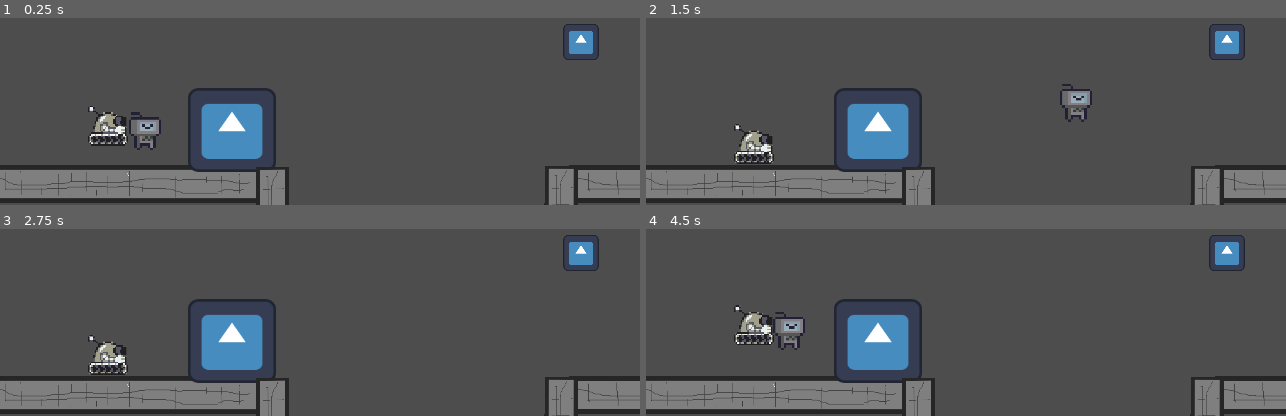
Above: before the commit, frames 1-4 (two rows, left to right).
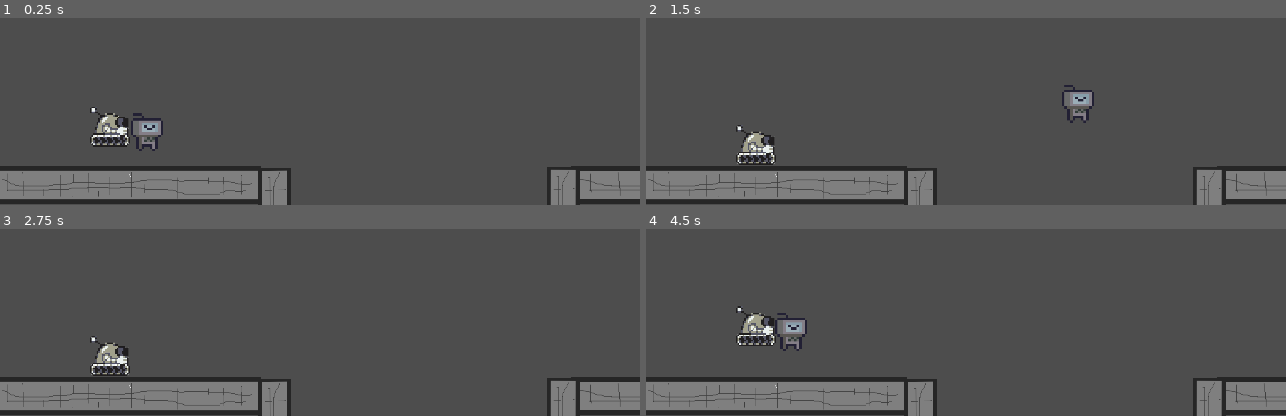
Above: after the commit, the same moments.

Repository: gdp-ufrj/Nut-Bolt
Game: Godot game, scene res://Cenas/game_controller.tscn
The game is run twice, just before and just after one commit, with the same random seed, the same clock (stepped at 60 frames per second) and the same inputs. The engine's default icon, where the game draws it, is replaced by a stand-in: a white triangle on a blue panel in a dark square.
Inputs:
- Up to frame 1 (0.25 s): no input
- Up to frame 2 (1.5 s): hold Right (ui_right) from 0.53 s (still down); tap E (interagir) at 0.6, 1.35 s; tap Up (ui_up) at 0.77 s
- Up to frame 3 (2.75 s): tap Up (ui_up) at 1.52 s; release Right (ui_right) at 2.03 s; hold Left (ui_left) from 2.03 s (still down); tap E (interagir) at 2.1 s
- Up to frame 4 (4.5 s): tap Enter at 2.75 s; release Left (ui_left) at 2.78 s; hold Right (ui_right) 2.78-4.28 s; tap E (interagir) at 2.85, 3.6, 4.35 s; tap Up (ui_up) at 3.02, 3.77 s; tap R (restart) at 4.25 s; hold Left (ui_left) from 4.28 s (still down)

The runs differ from the first frame. In frame 1, 8.0% of the frame differs, in the area x 0-100%, y 3-100%; in frame 2, 8.0%; in frame 3, 7.5%; in frame 4, 8.0%.

Commit message:
organização de cenas em pastas e ajustes

Diff:
--- a/plataform-2d-godot/Cenas/player_1.tscn
+++ b/plataform-2d-godot/Cenas/Entes/player_1.tscn
@@ -1,6 +1,6 @@
 [gd_scene load_steps=4 format=3 uid="uid://dutaywbb4vjh"]
 
-[ext_resource type="Script" uid="uid://b2h8qv0jwhaxu" path="res://Scripts/pula.gd" id="1_66jdp"]
+[ext_resource type="Script" uid="uid://b2h8qv0jwhaxu" path="res://Scripts/Entes/player_1.gd" id="1_66jdp"]
 [ext_resource type="Texture2D" uid="uid://blo18fe42uahn" path="res://Sprites/Placeholders/robot-preview.png" id="2_66jdp"]
 
 [sub_resource type="CapsuleShape2D" id="CapsuleShape2D_ovq2m"]
--- a/plataform-2d-godot/Cenas/player_2.tscn
+++ b/plataform-2d-godot/Cenas/Entes/player_2.tscn
@@ -1,6 +1,6 @@
 [gd_scene load_steps=4 format=3 uid="uid://cj3qbb7deufpm"]
 
-[ext_resource type="Script" uid="uid://dlj1o3gjokaje" path="res://Scripts/gruda.gd" id="1_45ong"]
+[ext_resource type="Script" uid="uid://dlj1o3gjokaje" path="res://Scripts/Entes/player_2.gd" id="1_45ong"]
 [ext_resource type="Texture2D" uid="uid://cd1e5e3nagbdb" path="res://Sprites/Placeholders/Robo2-ph.png" id="2_45ong"]
 
 [sub_resource type="CapsuleShape2D" id="CapsuleShape2D_cujcs"]
--- a/plataform-2d-godot/Cenas/porta.tscn
+++ b/plataform-2d-godot/Cenas/Entes/porta.tscn
@@ -1,18 +1,18 @@
 [gd_scene load_steps=4 format=3 uid="uid://bih7god6r8j2v"]
 
-[ext_resource type="Script" uid="uid://boio3y0ty6tnk" path="res://Scripts/porta.gd" id="1_i4fo3"]
-[ext_resource type="Texture2D" uid="uid://hnb27m6dpn6h" path="res://icon.svg" id="2_mpfdb"]
+[ext_resource type="Script" uid="uid://boio3y0ty6tnk" path="res://Scripts/Entes/porta.gd" id="1_fa3ny"]
+[ext_resource type="Texture2D" uid="uid://hnb27m6dpn6h" path="res://icon.svg" id="2_35smw"]
 
 [sub_resource type="RectangleShape2D" id="RectangleShape2D_7fq56"]
 size = Vector2(89, 100)
 
 [node name="Porta" type="Area2D"]
-script = ExtResource("1_i4fo3")
+script = ExtResource("1_fa3ny")
 
 [node name="Icon" type="Sprite2D" parent="."]
 position = Vector2(-1, 0.999999)
 scale = Vector2(0.691406, 0.65625)
-texture = ExtResource("2_mpfdb")
+texture = ExtResource("2_35smw")
 
 [node name="CollisionShape2D" type="CollisionShape2D" parent="."]
 position = Vector2(0, -1)
--- a/plataform-2d-godot/Cenas/level_0.tscn
+++ b/plataform-2d-godot/Cenas/Niveis/tutorial_1.tscn
@@ -1,10 +1,9 @@
-[gd_scene load_steps=9 format=3 uid="uid://denase3qiamo0"]
+[gd_scene load_steps=8 format=3 uid="uid://denase3qiamo0"]
 
-[ext_resource type="Script" uid="uid://m7oxg78vu4h8" path="res://Scripts/level_0.gd" id="1_dx2wo"]
-[ext_resource type="Texture2D" uid="uid://cf8104fl6hons" path="res://Sprites/Placeholders/plat.png" id="3_y1ous"]
-[ext_resource type="PackedScene" uid="uid://bih7god6r8j2v" path="res://Cenas/porta.tscn" id="4_sdgiu"]
-[ext_resource type="PackedScene" uid="uid://cg0iyugvxt7cr" path="res://Cenas/Roteador.tscn" id="5_y1ous"]
-[ext_resource type="PackedScene" uid="uid://dyxc1ir83fse1" path="res://Cenas/parede.tscn" id="6_8lyfk"]
+[ext_resource type="Script" uid="uid://m7oxg78vu4h8" path="res://Scripts/Niveis/tutorial_1.gd" id="1_eqry3"]
+[ext_resource type="Texture2D" uid="uid://cf8104fl6hons" path="res://Sprites/Placeholders/plat.png" id="2_rnvvt"]
+[ext_resource type="PackedScene" uid="uid://bih7god6r8j2v" path="res://Cenas/Entes/porta.tscn" id="3_4dw7u"]
+[ext_resource type="PackedScene" uid="uid://dyxc1ir83fse1" path="res://Cenas/Entes/parede.tscn" id="4_k87ql"]
 
 [sub_resource type="RectangleShape2D" id="RectangleShape2D_ovq2m"]
 size = Vector2(257, 37)
@@ -15,9 +14,8 @@
 [sub_resource type="RectangleShape2D" id="RectangleShape2D_chlto"]
 size = Vector2(278, 57)
 
-[node name="Level 0" type="Node2D"]
-position = Vector2(-2, -1)
-script = ExtResource("1_dx2wo")
+[node name="Tutorial 1" type="Node2D"]
+script = ExtResource("1_eqry3")
 
 [node name="player_1_spawn" type="Marker2D" parent="."]
 position = Vector2(147, 210)
@@ -48,32 +46,29 @@
 [node name="Sprite2D" type="Sprite2D" parent="StaticBody2D"]
 position = Vector2(815, 300)
 scale = Vector2(0.671939, 0.669643)
-texture = ExtResource("3_y1ous")
+texture = ExtResource("2_rnvvt")
 
 [node name="plataforma_movel" type="StaticBody2D" parent="."]
 
 [node name="Sprite2D" type="Sprite2D" parent="plataforma_movel"]
 position = Vector2(427, 466)
 scale = Vector2(0.375172, 1)
-texture = ExtResource("3_y1ous")
+texture = ExtResource("2_rnvvt")
 
 [node name="CollisionShape2D" type="CollisionShape2D" parent="plataforma_movel"]
 top_level = true
 position = Vector2(424, 464.5)
 shape = SubResource("RectangleShape2D_chlto")
 
-[node name="Porta" parent="." instance=ExtResource("4_sdgiu")]
-position = Vector2(235, 245)
+[node name="Porta" parent="." instance=ExtResource("3_4dw7u")]
+position = Vector2(959, 243)
 
-[node name="Parede" parent="." instance=ExtResource("6_8lyfk")]
+[node name="Parede" parent="." instance=ExtResource("4_k87ql")]
 position = Vector2(275, 393)
 rotation = 1.56501
 scale = Vector2(0.8, 1)
 
-[node name="parede" parent="." instance=ExtResource("6_8lyfk")]
+[node name="parede" parent="." instance=ExtResource("4_k87ql")]
 position = Vector2(563, 392)
 rotation = 1.57252
 scale = Vector2(0.8, 1)
-
-[node name="Roteador" parent="." instance=ExtResource("5_y1ous")]
-position = Vector2(583, 158)
--- a/plataform-2d-godot/Cenas/tutorial_2.tscn
+++ b/plataform-2d-godot/Cenas/Niveis/tutorial_2.tscn
@@ -1,12 +1,12 @@
 [gd_scene load_steps=18 format=3 uid="uid://c7hamugihjp7o"]
 
-[ext_resource type="PackedScene" uid="uid://dutaywbb4vjh" path="res://Cenas/player_1.tscn" id="1_dfaby"]
-[ext_resource type="Script" uid="uid://bqgrlnirhmdri" path="res://Scripts/tutorial_2.gd" id="1_mk7pk"]
-[ext_resource type="PackedScene" uid="uid://cj3qbb7deufpm" path="res://Cenas/player_2.tscn" id="2_dr8fw"]
-[ext_resource type="Texture2D" uid="uid://cf8104fl6hons" path="res://Sprites/Placeholders/plat.png" id="3_fxmij"]
-[ext_resource type="PackedScene" uid="uid://bih7god6r8j2v" path="res://Cenas/porta.tscn" id="4_dr8fw"]
-[ext_resource type="Script" uid="uid://cpuy426s4cge7" path="res://Scripts/plataforma.gd" id="5_fxmij"]
-[ext_resource type="PackedScene" uid="uid://cg0iyugvxt7cr" path="res://Cenas/Roteador.tscn" id="7_1dwgg"]
+[ext_resource type="Script" uid="uid://bqgrlnirhmdri" path="res://Scripts/Niveis/tutorial_2.gd" id="1_567s1"]
+[ext_resource type="PackedScene" uid="uid://bih7god6r8j2v" path="res://Cenas/Entes/porta.tscn" id="2_c7i80"]
+[ext_resource type="PackedScene" uid="uid://dutaywbb4vjh" path="res://Cenas/Entes/player_1.tscn" id="3_kqia7"]
+[ext_resource type="PackedScene" uid="uid://cj3qbb7deufpm" path="res://Cenas/Entes/player_2.tscn" id="4_yddrn"]
+[ext_resource type="Texture2D" uid="uid://cf8104fl6hons" path="res://Sprites/Placeholders/plat.png" id="5_b86eh"]
+[ext_resource type="Script" uid="uid://cpuy426s4cge7" path="res://Scripts/Entes/plataforma.gd" id="6_yonss"]
+[ext_resource type="PackedScene" uid="uid://cg0iyugvxt7cr" path="res://Cenas/Entes/Roteador.tscn" id="7_6r0a3"]
 
 [sub_resource type="GDScript" id="GDScript_fxmij"]
 script/source = "extends Area2D
@@ -70,11 +70,10 @@
 size = Vector2(104, 20)
 
 [node name="Tutorial 2" type="Node2D"]
-script = ExtResource("1_mk7pk")
+script = ExtResource("1_567s1")
 
-[node name="Porta" parent="." instance=ExtResource("4_dr8fw")]
+[node name="Porta" parent="." instance=ExtResource("2_c7i80")]
 position = Vector2(575, 47)
-next_scene = "res://Cenas/level_1.tscn"
 
 [node name="Botao" type="Area2D" parent="."]
 script = SubResource("GDScript_fxmij")
@@ -98,11 +97,11 @@
 offset_bottom = 24.0
 text = "PRESSIONE A TECLA E!"
 
-[node name="player_1" parent="." instance=ExtResource("1_dfaby")]
+[node name="player_1" parent="." instance=ExtResource("3_kqia7")]
 position = Vector2(-89, 4)
 MAX_DISTANCE = 200
 
-[node name="player_2" parent="." instance=ExtResource("2_dr8fw")]
+[node name="player_2" parent="." instance=ExtResource("4_yddrn")]
 position = Vector2(-20, 10)
 
 [node name="chao" type="StaticBody2D" parent="."]
@@ -148,7 +147,7 @@
 
 [node name="plataforma" type="AnimatableBody2D" parent="."]
 position = Vector2(0, 90)
-script = ExtResource("5_fxmij")
+script = ExtResource("6_yonss")
 metadata/_edit_group_ = true
 
 [node name="CollisionShape2D" type="CollisionShape2D" parent="plataforma"]
@@ -174,7 +173,7 @@
 position = Vector2(301, 183)
 shape = SubResource("RectangleShape2D_wk01p")
 
-[node name="Roteador" parent="." instance=ExtResource("7_1dwgg")]
+[node name="Roteador" parent="." instance=ExtResource("7_6r0a3")]
 position = Vector2(357, 21)
 
 [connection signal="body_entered" from="Botao" to="player_1" method="_on_botao_body_entered"]
--- /dev/null
+++ b/plataform-2d-godot/Cenas/Niveis/tutorial_3.tscn
@@ -0,0 +1,6 @@
+[gd_scene load_steps=2 format=3 uid="uid://dv05nstyolt5u"]
+
+[ext_resource type="Script" uid="uid://rlx4gc87lxlt" path="res://Scripts/Niveis/tutorial_3.gd" id="1_21xvy"]
+
+[node name="Tutorial 3" type="Node2D"]
+script = ExtResource("1_21xvy")
--- a/plataform-2d-godot/Cenas/prototipo_e_testes.tscn
+++ b/plataform-2d-godot/Cenas/Testes/prototipo_e_testes.tscn
@@ -1,8 +1,8 @@
 [gd_scene load_steps=8 format=3 uid="uid://cku2qsb0pcgqi"]
 
-[ext_resource type="PackedScene" uid="uid://dutaywbb4vjh" path="res://Cenas/player_1.tscn" id="1_tl8fm"]
-[ext_resource type="PackedScene" uid="uid://cj3qbb7deufpm" path="res://Cenas/player_2.tscn" id="2_tl8fm"]
-[ext_resource type="Texture2D" uid="uid://cf8104fl6hons" path="res://Sprites/Placeholders/plat.png" id="3_dpuoo"]
+[ext_resource type="PackedScene" uid="uid://dutaywbb4vjh" path="res://Cenas/Entes/player_1.tscn" id="1_o4wdp"]
+[ext_resource type="PackedScene" uid="uid://cj3qbb7deufpm" path="res://Cenas/Entes/player_2.tscn" id="2_3we6d"]
+[ext_resource type="Texture2D" uid="uid://cf8104fl6hons" path="res://Sprites/Placeholders/plat.png" id="3_8cg1q"]
 
 [sub_resource type="RectangleShape2D" id="RectangleShape2D_gc4ld"]
 size = Vector2(329, 129)
@@ -18,10 +18,10 @@
 
 [node name="Prototipo e testes" type="Node2D"]
 
-[node name="pula" parent="." instance=ExtResource("1_tl8fm")]
+[node name="pula" parent="." instance=ExtResource("1_o4wdp")]
 position = Vector2(11, -81)
 
-[node name="gruda" parent="." instance=ExtResource("2_tl8fm")]
+[node name="gruda" parent="." instance=ExtResource("2_3we6d")]
 position = Vector2(85, -77)
 
 [node name="StaticBody2D2" type="StaticBody2D" parent="."]
--- a/plataform-2d-godot/Cenas/game_controller.tscn
+++ b/plataform-2d-godot/Cenas/game_controller.tscn
@@ -1,8 +1,8 @@
 [gd_scene load_steps=4 format=3 uid="uid://cbcfjbornagd1"]
 
 [ext_resource type="Script" uid="uid://b0xobmaoxeadc" path="res://Scripts/game_controller.gd" id="1_b7awa"]
-[ext_resource type="PackedScene" uid="uid://dutaywbb4vjh" path="res://Cenas/player_1.tscn" id="2_7gg3j"]
-[ext_resource type="PackedScene" uid="uid://cj3qbb7deufpm" path="res://Cenas/player_2.tscn" id="3_dg2gn"]
+[ext_resource type="PackedScene" uid="uid://dutaywbb4vjh" path="res://Cenas/Entes/player_1.tscn" id="2_7gg3j"]
+[ext_resource type="PackedScene" uid="uid://cj3qbb7deufpm" path="res://Cenas/Entes/player_2.tscn" id="3_dg2gn"]
 
 [node name="Game Controller" type="Node"]
 script = ExtResource("1_b7awa")
--- a/plataform-2d-godot/Cenas/level_2.tscn
+++ /dev/null
@@ -1,46 +0,0 @@
-[gd_scene load_steps=5 format=3 uid="uid://bu8pbfp50l2jw"]
-
-[ext_resource type="Texture2D" uid="uid://cf8104fl6hons" path="res://Sprites/Placeholders/plat.png" id="1_ri72q"]
-[ext_resource type="PackedScene" uid="uid://bih7god6r8j2v" path="res://Cenas/porta.tscn" id="2_wqhxc"]
-
-[sub_resource type="RectangleShape2D" id="RectangleShape2D_k8pka"]
-size = Vector2(363, 37)
-
-[sub_resource type="RectangleShape2D" id="RectangleShape2D_4hhbq"]
-size = Vector2(477.563, 33.25)
-
-[node name="level_2" type="Node2D"]
-
-[node name="player_1_spawn" type="Marker2D" parent="."]
-position = Vector2(147, 210)
-
-[node name="player_2_spawn" type="Marker2D" parent="."]
-position = Vector2(110, 209)
-
-[node name="StaticBody2D2" type="StaticBody2D" parent="."]
-
-[node name="CollisionShape2D" type="CollisionShape2D" parent="StaticBody2D2"]
-top_level = true
-position = Vector2(183.5, 301.5)
-shape = SubResource("RectangleShape2D_k8pka")
-
-[node name="Sprite2D" type="Sprite2D" parent="StaticBody2D2"]
-visibility_layer = 3
-position = Vector2(181, 300)
-scale = Vector2(0.50619, 0.678571)
-texture = ExtResource("1_ri72q")
-
-[node name="StaticBody2D" type="StaticBody2D" parent="."]
-
-[node name="CollisionShape2D" type="CollisionShape2D" parent="StaticBody2D"]
-top_level = true
-position = Vector2(604, 268)
-shape = SubResource("RectangleShape2D_4hhbq")
-
-[node name="Sprite2D" type="Sprite2D" parent="StaticBody2D"]
-position = Vector2(611, 270)
-scale = Vector2(0.671939, 0.669643)
-texture = ExtResource("1_ri72q")
-
-[node name="Porta" parent="." instance=ExtResource("2_wqhxc")]
-position = Vector2(509, 198)
--- a/plataform-2d-godot/Scripts/pula.gd
+++ b/plataform-2d-godot/Scripts/Entes/player_1.gd
@@ -1,25 +1,8 @@
 extends CharacterBody2D
-
-
-#Cemitério de Código
-#const SPEED = 300.0
-#const JUMP_VELOCITY = -400
-#signal sem_sinal
-#var game_over = false  # Variável para impedir múltiplos prints
-#funcao que determina a distancia dos players
-	#if other_character:
-		##calcula a distancia do player 1 ao 2
-		#var distance = global_position.distance_to(other_character.global_position)
-		#if distance > DISTANCE and not game_over:
-			#game_over = true
-			#print("YOU RE DIE")
-			#
-#is_conectado([other_character, $Roteador]) #aqui entram novos conectores
-#@export var roteador: Node2D
 
 @export var SPEED: int = 300
 @export var JUMP_VELOCITY: int = -400
-@export var MAX_DISTANCE: int = 100
+@export var MAX_DISTANCE: int = 250
 var pode_ativar_botao = false
 
 
--- a/plataform-2d-godot/Scripts/level_0.gd
+++ b/plataform-2d-godot/Scripts/Niveis/tutorial_1.gd
@@ -1,10 +1,8 @@
 extends Node2D
 
-#acessando filhos
 @onready var player1: CharacterBody2D = $"../Players/player_1"
 @onready var player2: CharacterBody2D = $"../Players/player_2"
-@onready var roteador: StaticBody2D = $Roteador
-#@onready var conectores: Array = [roteador]
+
 
 func _process(_delta: float) -> void:
 	conexao()
@@ -13,15 +11,15 @@
 func conexao()->void:
 	##Checa se existe conexão ativa entre os players ou com roteadores
 	var posicoes: Array = [player1.global_position,player2.global_position]
-	var distRoteador
 	var distJogadores = posicoes[0].distance_to(posicoes[1])
+
 	for p in posicoes:
-		distRoteador = p.distance_to(roteador.global_position)
-		if distRoteador > player1.MAX_DISTANCE and distJogadores > player1.MAX_DISTANCE:
+		if distJogadores > player1.MAX_DISTANCE:
 			player_timers()
 		else:
 			$"../Players/player_1"/Timer_conexao.stop()
 			$"../Players/player_2"/Timer_conexao2.stop()
+
 
 func player_timers()->void:
 	if $"../Players/player_1"/Timer_conexao.is_stopped():
--- /dev/null
+++ b/plataform-2d-godot/Scripts/Niveis/tutorial_3.gd
@@ -0,0 +1 @@
+extends Node2D
--- a/plataform-2d-godot/Scripts/game_controller.gd
+++ b/plataform-2d-godot/Scripts/game_controller.gd
@@ -2,9 +2,9 @@
 
 #Lista com os caminhos para os arquivos de cena dos niveis
 var level_paths = [
-	"res://Cenas/level_0.tscn",
-	"res://Cenas/level_1.tscn",
-	"res://Cenas/level_2.tscn"
+	"res://Cenas/Niveis/tutorial_1.tscn",
+	"res://Cenas/Niveis/tutorial_2.tscn",
+	"res://Cenas/Niveis/tutorial_3.tscn"
 ]
 
 var current_level: Node = null  #Referencia para o nivel atual
--- a/plataform-2d-godot/project.godot
+++ b/plataform-2d-godot/project.godot
@@ -19,6 +19,14 @@
 
 window/size/viewport_width=640
 window/size/viewport_height=320
+
+[file_customization]
+
+folder_colors={
+"res://Cenas/": "green",
+"res://Scripts/": "yellow",
+"res://Sprites/": "purple"
+}
 
 [input]
 
Renamed: plataform-2d-godot/Cenas/Roteador.tscn -> plataform-2d-godot/Cenas/Entes/Roteador.tscn
Renamed: plataform-2d-godot/Cenas/parede.tscn -> plataform-2d-godot/Cenas/Entes/parede.tscn
Not shown: 1 places in plataform-2d-godot/Cenas/Niveis/tutorial_1.tscn that only renumber resources
Not shown: 2 places in plataform-2d-godot/Cenas/Niveis/tutorial_2.tscn that only renumber resources
Not shown: 5 places in plataform-2d-godot/Cenas/Testes/prototipo_e_testes.tscn that only renumber resources
Renamed: plataform-2d-godot/Scripts/plataforma.gd -> plataform-2d-godot/Scripts/Entes/plataforma.gd
Renamed: plataform-2d-godot/Scripts/plataforma.gd.uid -> plataform-2d-godot/Scripts/Entes/plataforma.gd.uid
Renamed: plataform-2d-godot/Scripts/pula.gd.uid -> plataform-2d-godot/Scripts/Entes/player_1.gd.uid
Renamed: plataform-2d-godot/Scripts/gruda.gd -> plataform-2d-godot/Scripts/Entes/player_2.gd
Renamed: plataform-2d-godot/Scripts/gruda.gd.uid -> plataform-2d-godot/Scripts/Entes/player_2.gd.uid
Renamed: plataform-2d-godot/Scripts/porta.gd -> plataform-2d-godot/Scripts/Entes/porta.gd
Renamed: plataform-2d-godot/Scripts/porta.gd.uid -> plataform-2d-godot/Scripts/Entes/porta.gd.uid
(and 4 more such lines)
